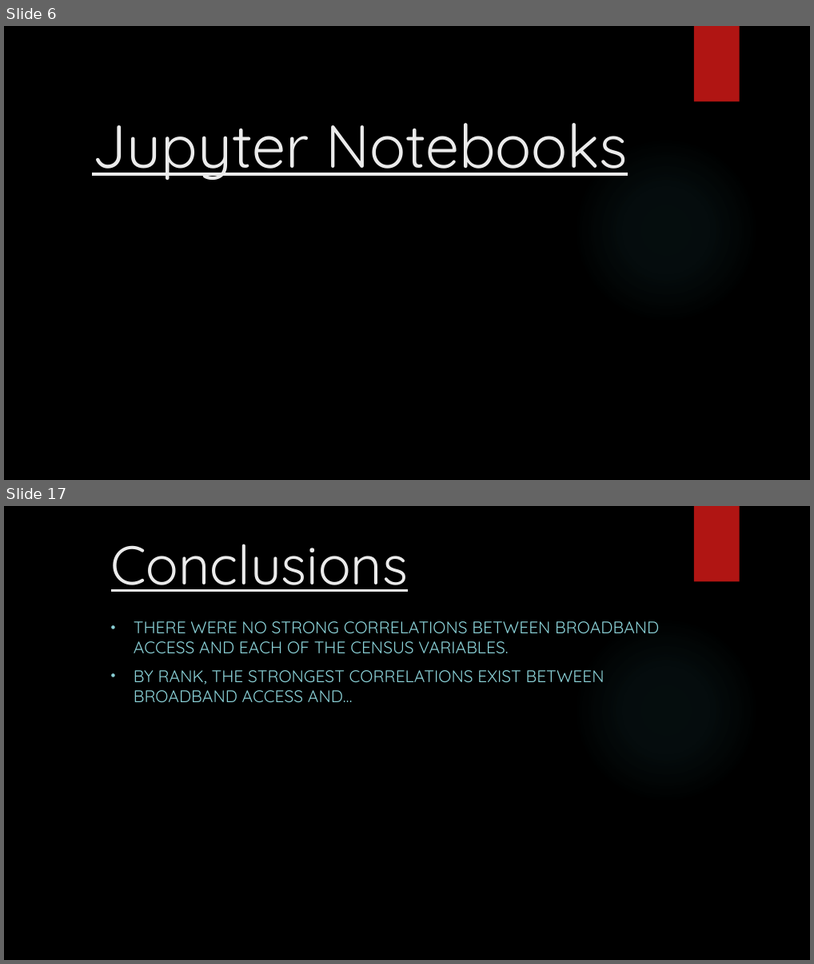
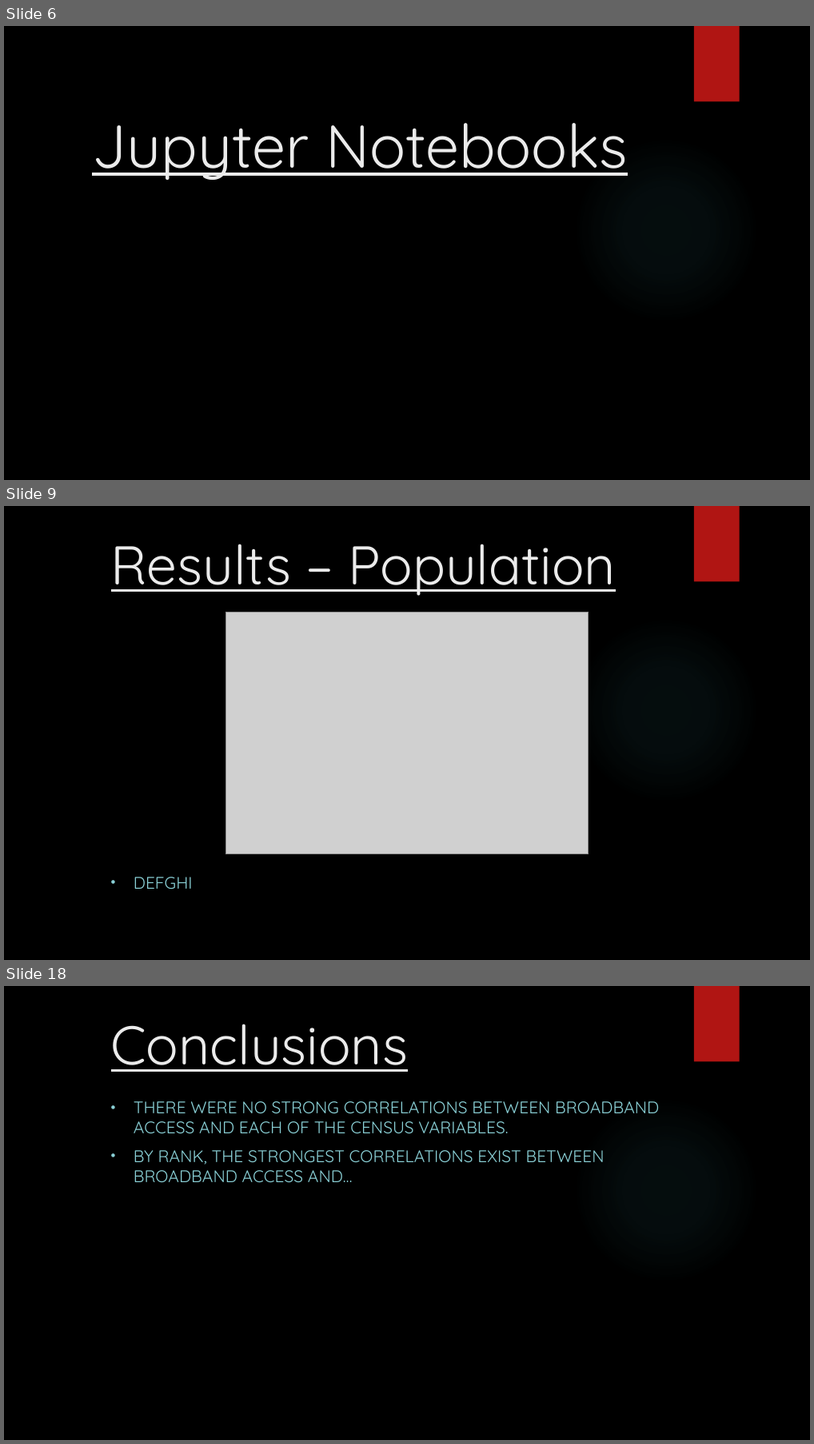
Before and after one commit to Falcon-d/Project-1-Broadband-Access, a slide deck: Project 1 Deck.pptx. Shown one above the other, each under a label of ours: slides 6 and 17 before the commit, slides 6, 9 and 18 after it; the slides between them are not shown. The pictures are 814x964 and 814x1444 pixels, drawn with LibreOffice and Linux fonts; fonts in the diff are those of the drawing; grey boxes stand for pictures; background and template pictures are left out. Boxes give left, top, right and bottom in pixels: in the first picture for what was removed or moved away, otherwise in the second. Text is boxed around its words. In the diff, an @@ line names an element or a change of style, - is before the commit and + after.

```diff
--- a/Project 1 Deck.pptx
+++ b/Project 1 Deck.pptx
@@ slide 9 added at (4,506,810,960), background picture (left out); not listed: 2 template elements that a slide beside it also shows @@
@@ title added at (111,544,616,596), 64.8 pt, text #EBEBEB, underline @@
+Results – Population
@@ picture added at (226,612,589,854) @@
@@ subtitle added at (134,876,193,888), 20 pt, text #8AD0D6 @@
+• DEFGHI
@@ what was slide 17 is now slide 18 @@
```
Also in this commit, not shown: 10 slides changed.
